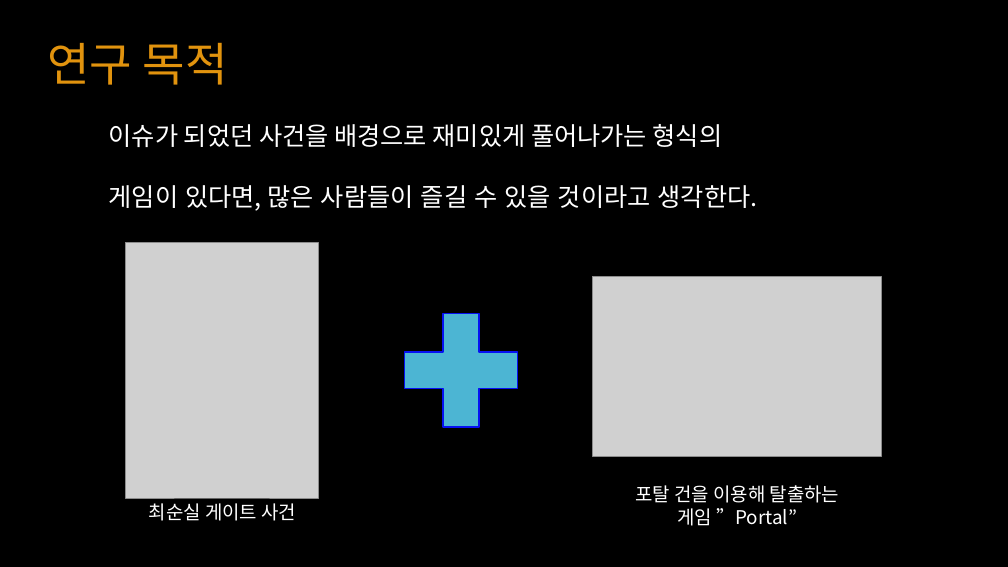
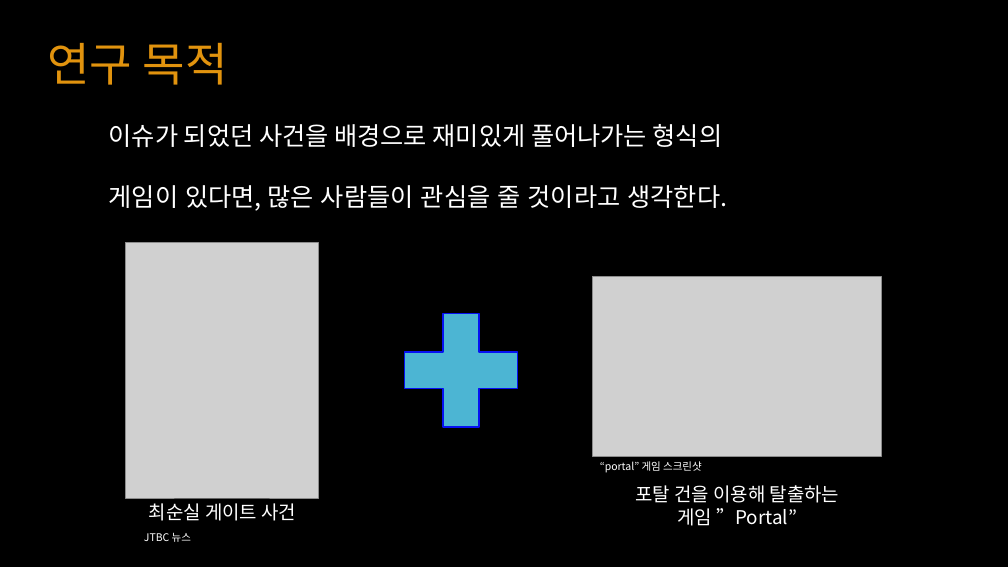
Before and after one commit to YKTeam/Room503, a slide deck: slide 3 of Document/Escape Cube(가제) ppt.pptx. Drawn at 1008x567 pixels with LibreOffice and Linux fonts; fonts in the diff are those of the drawing; grey boxes stand for pictures. Boxes give left, top, right and bottom in pixels: in the first picture for what was removed or moved away, otherwise in the second. Text is boxed around its words. In the diff, an @@ line names an element or a change of style, - is before the commit and + after.

```diff
--- a/Document/Escape Cube(가제) ppt.pptx
+++ b/Document/Escape Cube(가제) ppt.pptx
@@ text at box(109, 185, 728, 211): text changed @@
-게임이 있다면, 많은 사람들이 즐길 수 있을 것이라고 생각한다.
+게임이 있다면, 많은 사람들이 관심을 줄 것이라고 생각한다.
@@ text added at box(600, 461, 702, 473), 10 pt, text #FFFFFF @@
+“portal” 게임 스크린샷
@@ text added at box(144, 532, 191, 542), 10 pt, text #FFFFFF @@
+JTBC 뉴스
```
Also in this commit, not shown: 8 other slides changed.
